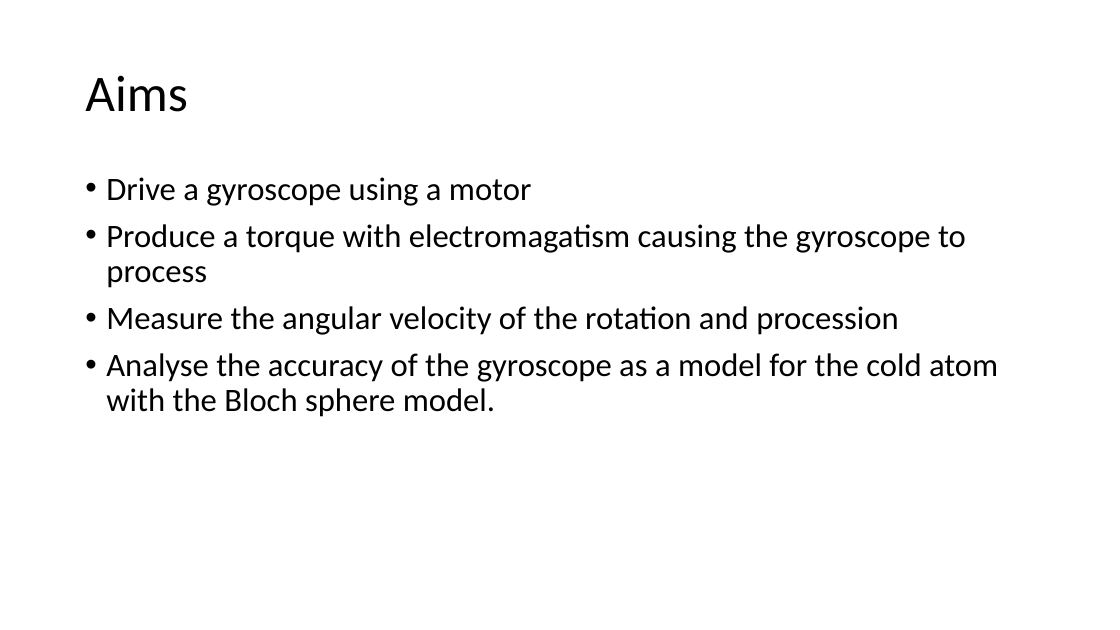
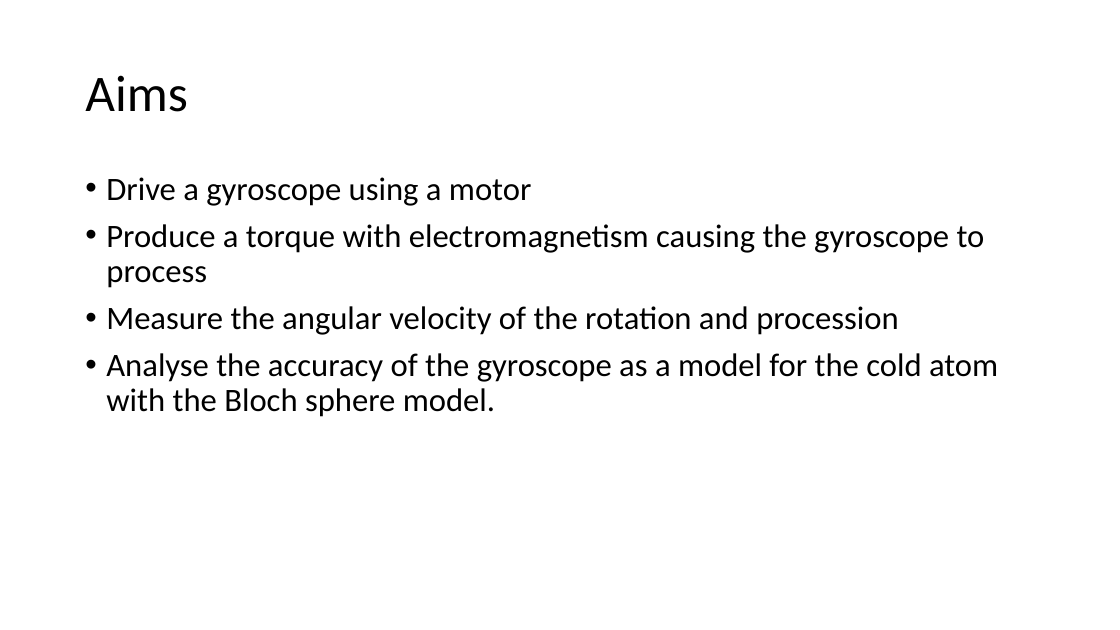
Before and after one commit to CharlotteElle/GyroProject, a slide deck: slide 2 of Project Presentation.pptx. Drawn at 1120x630 pixels with LibreOffice and Linux fonts; fonts in the diff are those of the drawing. Boxes give left, top, right and bottom in pixels: in the first picture for what was removed or moved away, otherwise in the second. Text is boxed around its words. In the diff, an @@ line names an element or a change of style, - is before the commit and + after.

```diff
--- a/Project Presentation.pptx
+++ b/Project Presentation.pptx
@@ text at (106, 224, 985, 288): text changed @@
-• Produce a torque with electromagatism causing the gyroscope to process
+• Produce a torque with electromagnetism causing the gyroscope to process
```
Also in this commit, not shown: 2 slides added, 1 slide removed.
